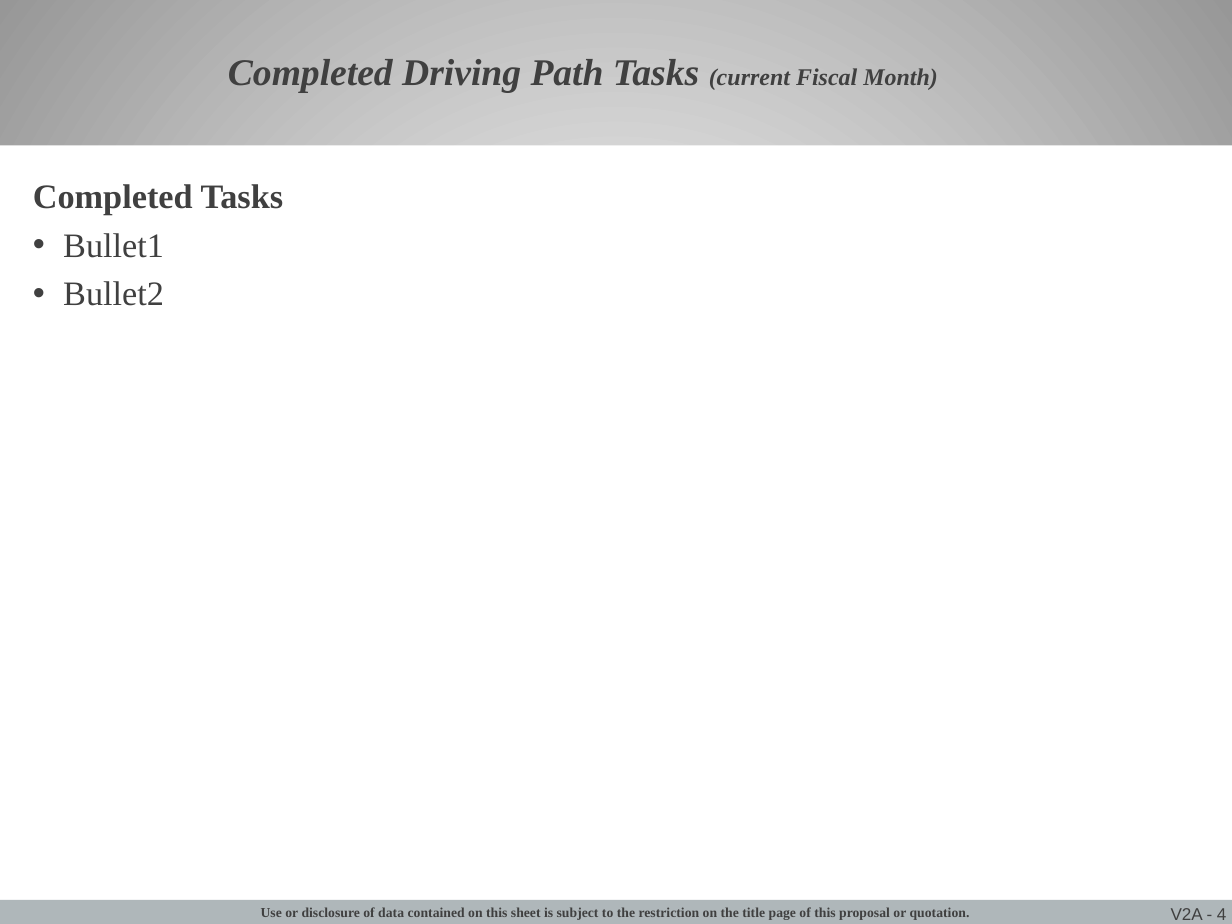
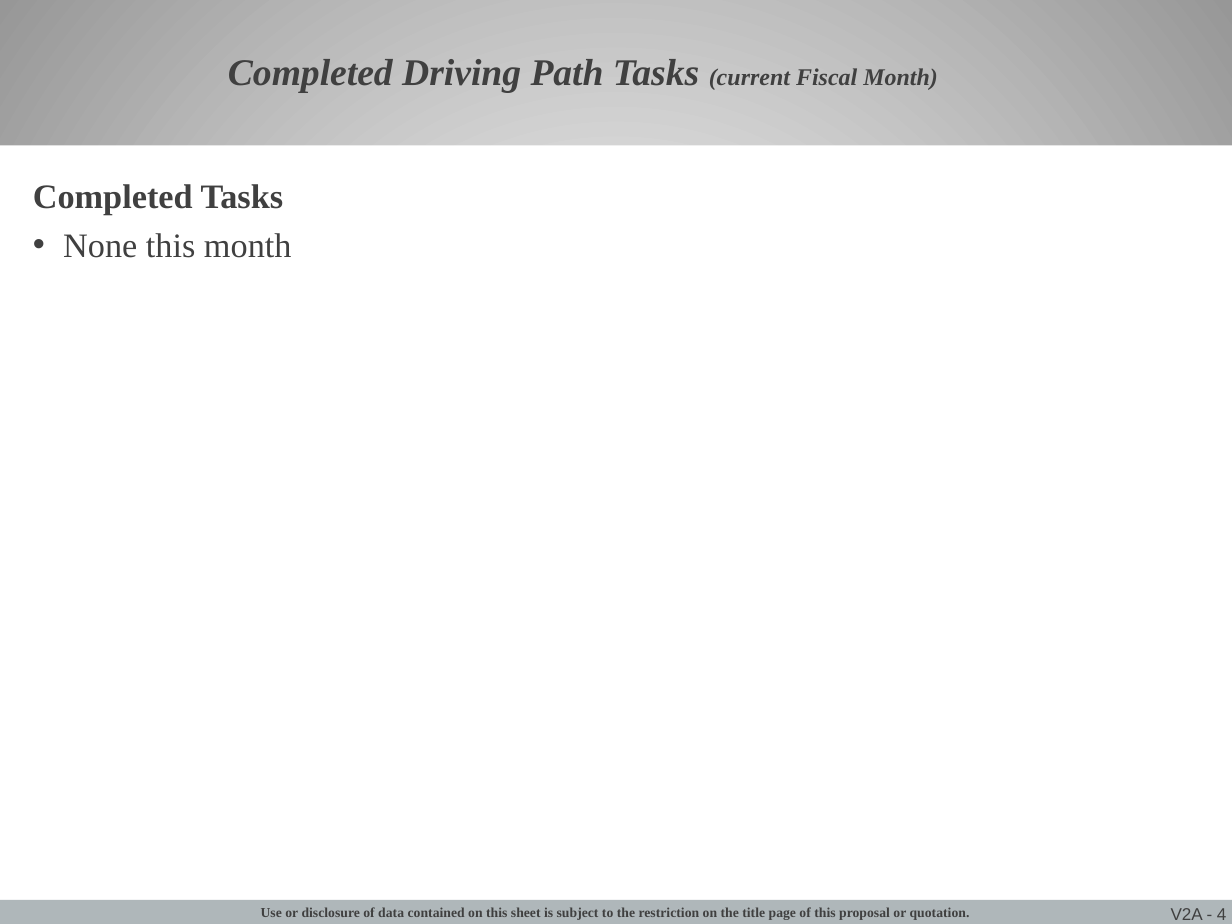
Before and after one commit to jgoodso2/PMMP, a slide deck: slide 4 of PMMPresentation/Modules/Templates/PMM Template.pptx. Drawn at 1232x924 pixels with LibreOffice and Linux fonts; fonts in the diff are those of the drawing; background and template pictures are left out. Boxes give left, top, right and bottom in pixels: in the first picture for what was removed or moved away, otherwise in the second. Text is boxed around its words. In the diff, an @@ line names an element or a change of style, - is before the commit and + after.

Commit message:
Driving Path Bug fixes

```diff
--- a/PMMPresentation/Modules/Templates/PMM Template.pptx
+++ b/PMMPresentation/Modules/Templates/PMM Template.pptx
@@ text at bbox=[63, 233, 292, 258]: text changed @@
-• Bullet1
-• Bullet2
+• None this month
```
Also in this commit, not shown: 7 other slides changed, 41 other files.
